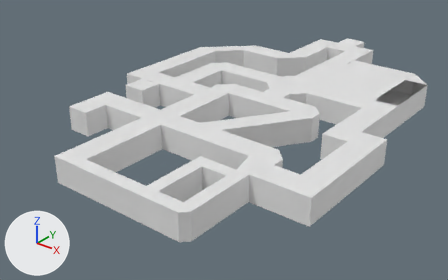
An edit to the Blender file Assets/blendfiles/LevelModel.blend, drawn before and after from the same camera.
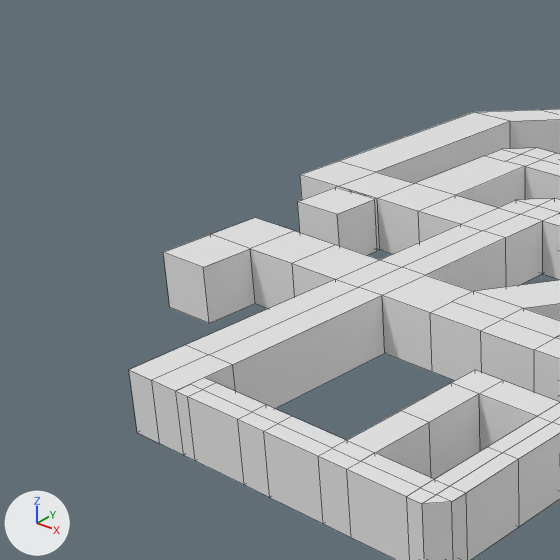
Each version is shown whole from a 50 mm lens placed at (82.5, -105.6, 59.4), pointed at (-5.9, 4.9, -9.2), then close up on the part from 0% to 53% of the width and 0% to 84% of the height. The axes (+X, +Y, +Z) are drawn at lower left. The lights are the same throughout. The close-ups show mesh edges as thin lines.
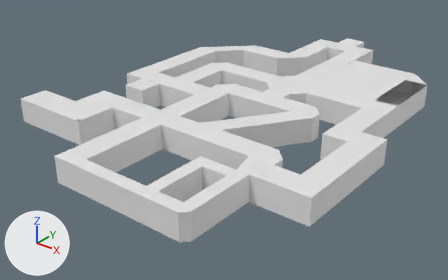
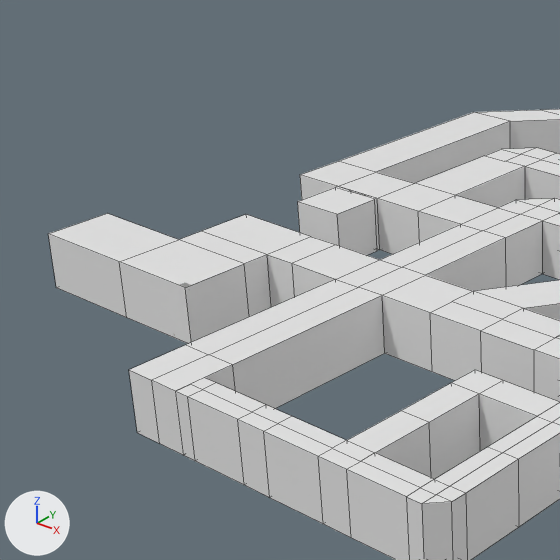
What differs and where, as boxes [x1, y1, x2, y2] in the close-ups (560 x 560 px; the box of a moved part takes in the faces that stretch with it):
'Cube', reshaped: before [129, 109, 560, 560]; after [48, 109, 560, 560]
part 1 of me_cube_001, moved or reshaped: before [163, 218, 335, 323]; after [48, 214, 335, 344]

Patch to the scene script:
```diff
--- a/Assets/blendfiles/LevelModel.blend.py
+++ b/Assets/blendfiles/LevelModel.blend.py
@@ mat_metal_001 @@
+mat_metal_001 = principled_material('Metal.001')
+mat_metal_001.base_color = (0.271, 0.271, 0.271)  # grey #8e8e8e
+mat_metal_001.metallic = 1.0
+mat_metal_001.roughness = 0.295
@@ mat_material_013 @@
+mat_material_013 = principled_material('Material.013')
+mat_material_013.base_color = (0.22, 0.18, 0.134)  # brown #817666
@@ mat_material_014 @@
+mat_material_014 = principled_material('Material.014')
+mat_material_014.base_color = (0.177, 0.0385, 0.0225)  # dark red #753729
@@ me_cube_001 @@
 # used by ob_cube; location = (-0.5, 1.0, 0.0); scale = (0.6, 1.2, 0.6)
-me_cube_001.from_pydata(...)  # 452 vertices, 487 faces, 1 loose edge; spans x -58.9..61.1, y -35.3..54.7, z -5.0..5.0
+me_cube_001.from_pydata(...)  # 460 vertices, 495 faces, 1 loose edge; spans x -70.6..61.1, y -35.3..54.7, z -5.0..5.0
+# me_cube_001 part 1: 10 vertices moved from x -48.9..-38.9, y -20.3..-10.3, z -5.0..5.0 to x -51.2..-34.8, y -23.8..-10.3, z -5.0..5.0; 2 vertices removed from x -48.9, y -20.3, z -5.0..5.0; 10 vertices added at x -70.6..-34.8, y -23.8..-17.7, z -5.0..5.0
@@ me_cylinder_005 @@
+me_cylinder_005.from_pydata(...)  # 126 vertices, 119 faces; spans x -1.07..0.05, y -1.06..1.06, z -1.0..1.0
+me_cylinder_005.polygons.foreach_set('use_smooth', [True] * 119)
+# faces by material slot: [63, 56]
+me_cylinder_005.materials.append(mat_material_013)  # brown #817666
+me_cylinder_005.materials.append(mat_metal_001)  # grey #8e8e8e
@@ me_cube_023 @@
+me_cube_023.from_pydata(...)  # 72 vertices, 72 faces; spans x -1.73..1.77, y -0.4..0.38, z -0.17..3.52
+me_cube_023.materials.append(mat_material_014)  # dark red #753729
@@ ob_cylinder_003 @@
+ob_cylinder_003 = bpy.data.objects.new('Cylinder.003', me_cylinder_005)
+ob_cylinder_003.parent = ob_cube_002
+ob_cylinder_003.matrix_parent_inverse = Matrix(((1.0, 0.0, 0.0, 3.363), (0.0, 1.0, 0.0, -3.279), (0.0, 0.0, 1.0, -0.302), (0.0, 0.0, 0.0, 1.0)))
+ob_cylinder_003.location = (-3.96, 3.297, 0.384)
+ob_cylinder_003.rotation_euler = (0.13, 1.571, 0.0)  # degrees (7.4, 90, 0)
+ob_cylinder_003.scale = (0.504, 0.301, 0.783)
@@ ob_cube_002 @@
+ob_cube_002 = bpy.data.objects.new('Cube.002', me_cube_023)
+ob_cube_002.location = (-25.2, -27.1, -2.8)
+ob_cube_002.rotation_euler = (0.0, 0.0, 3.142)  # degrees (0, 0, 180)
```
